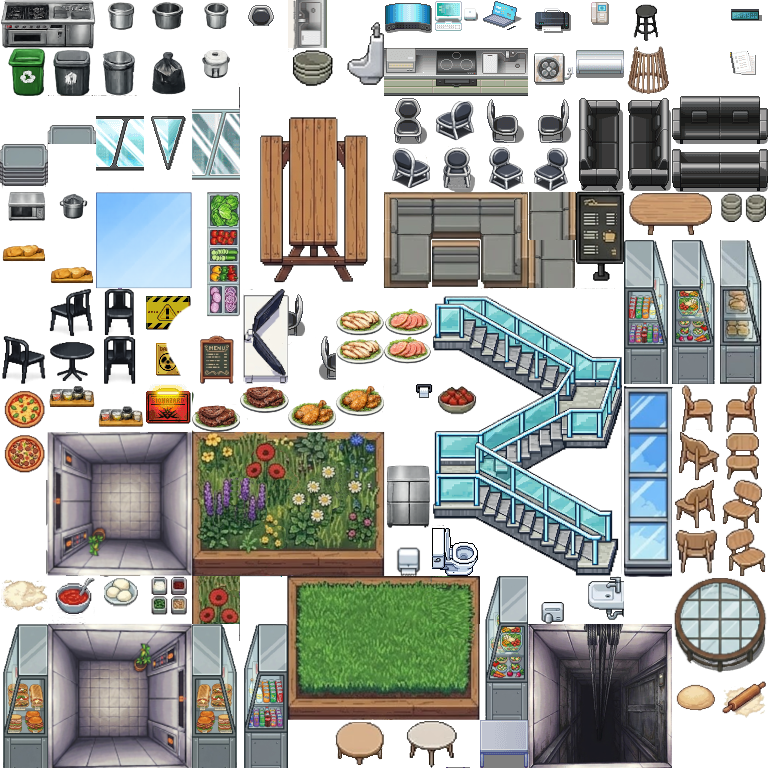
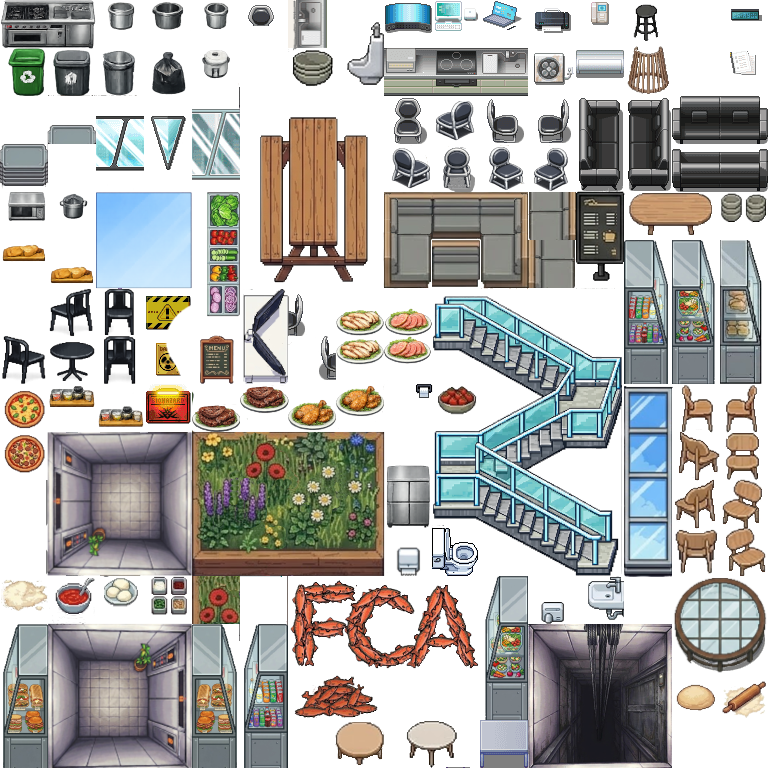
The second 768x768 image is a revision of the first. Changes to its layers:
added layer "Pasted Layer #10" above "Pasted Layer #9" over left=294, top=675, right=378, bottom=719
added layer "Pasted Layer #9" above "Kitchen_Inside_B.png" over left=290, top=580, right=479, bottom=669
painted on "Kitchen_Inside_B.png" over left=288, top=576, right=480, bottom=720
